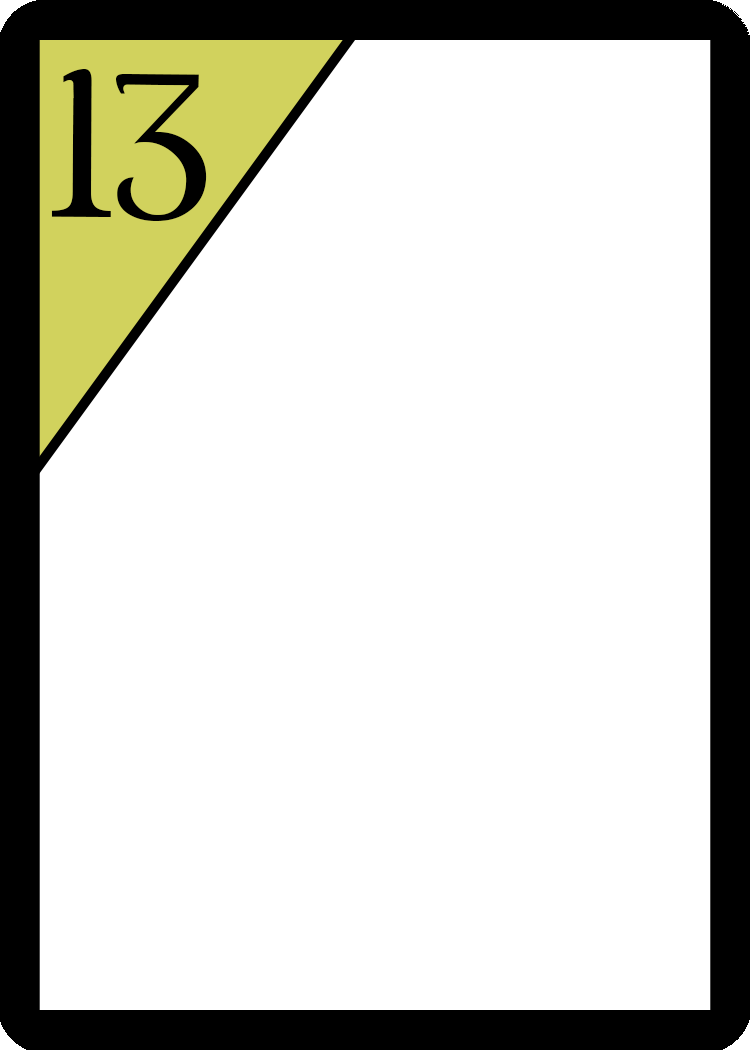
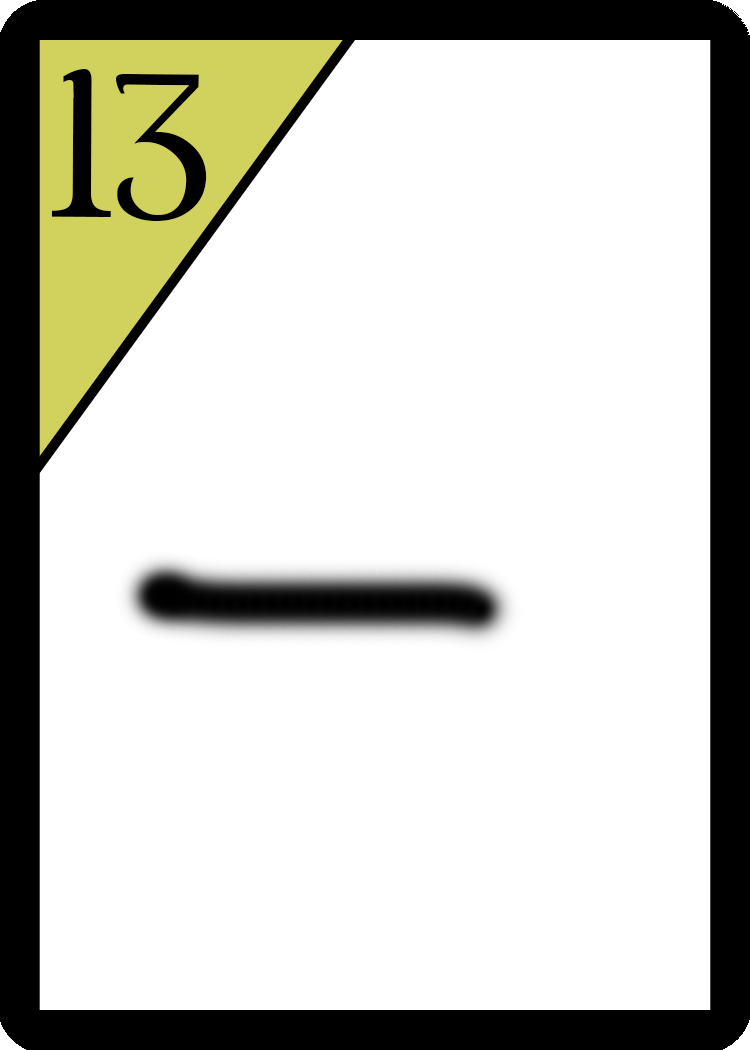
Revision of a layered (750, 1050) image; what changed, layer by layer:
painted on "Card Lines" over (117, 552, 519, 649)
